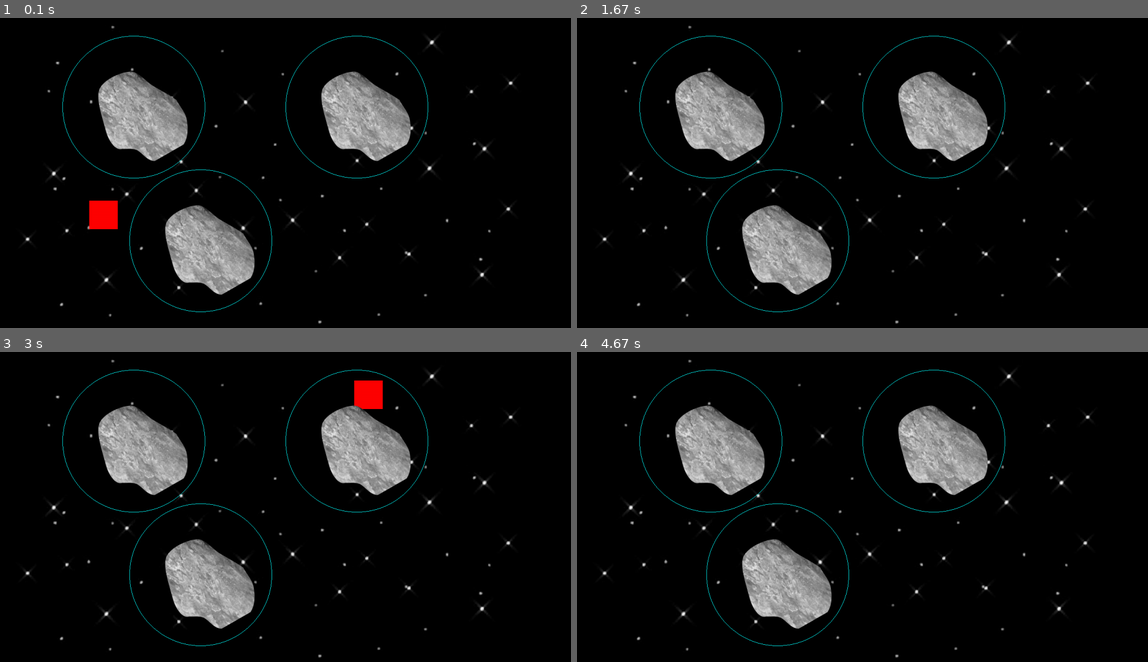
Above: before the commit, frames 1-4 (two rows, left to right).
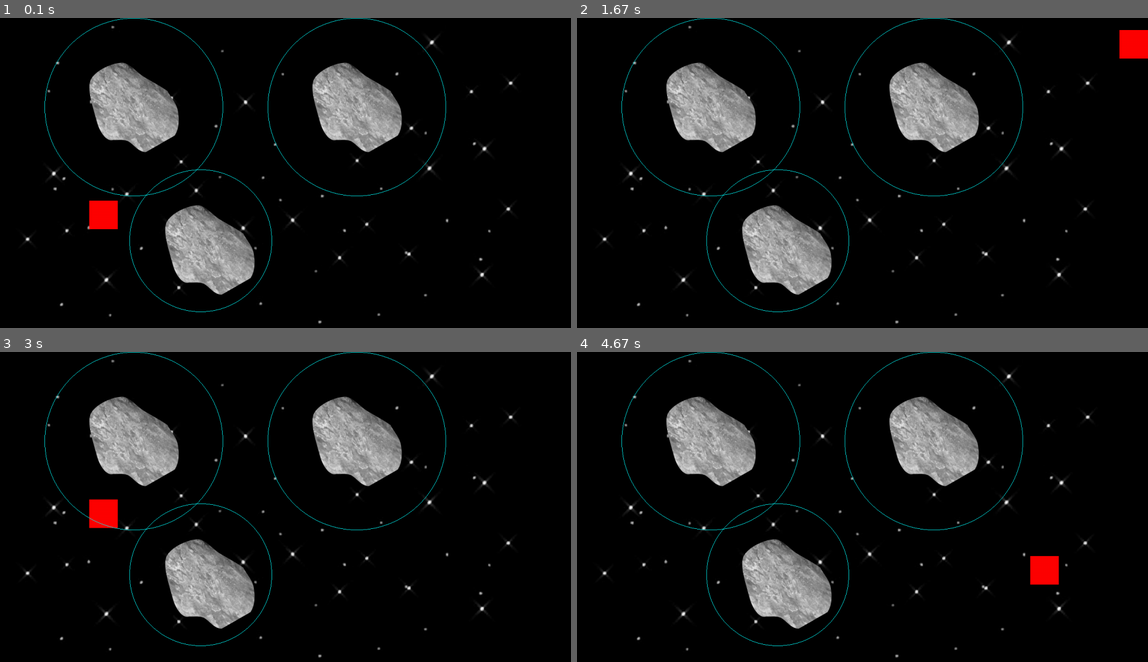
Above: after the commit, the same moments.

Repository: JaceEkko/gravityGame
Game: pygame game, started from pygameTest2.py
Two runs of this game, one before a commit and one after it. Both use one fixed random seed, a clock stepped at 60 frames per second and the inputs below.
Inputs:
- Up to frame 1 (0.1 s): no input
- Up to frame 2 (1.67 s): tap Space at 0.33, 0.73, 1.03, 1.23, 1.57 s; hold Right 0.67-1.13 s; hold Up 1.17-1.47 s; hold Right from 1.5 s (still down)
- Up to frame 3 (3 s): tap Space at 1.87, 2.07, 2.37, 2.63, 2.97 s; release Right at 1.97 s; hold Left 2-2.53 s; hold Down 2.57-2.87 s; hold Left from 2.9 s (still down)
- Up to frame 4 (4.67 s): tap Space at 3.27, 3.4, 3.8, 4.1, 4.47 s; release Left at 3.3 s; hold Up 3.33-3.7 s; hold Right 3.73-4.37 s; hold Down from 4.4 s (still down)

The runs differ from the first frame. In frame 1, 5.0% of the frame differs, in the area x 7-79%, y 0-58%; in frame 2, 5.5%; in frame 3, 5.9%; in frame 4, 5.5%.

Commit message:
script before changing how gravity works

Diff:
--- a/pygameTest2.py
+++ b/pygameTest2.py
@@ -18,7 +18,7 @@
         self.y=y
         self.width=width
         self.height=height
-        self.vel=5
+        self.vel=8
         self.isJump=False
         self.jumpCount = 10
 
@@ -27,8 +27,9 @@
         self.x=x
         self.y=y
         self.radius=radius
-        self.force=0
-        self.forceAdd=1
+        self.force=3
+        self.forceAdd=0.05
+        self.forceCap=10
 
     def draw(self, win):
         win.blit(ast1, (self.x - self.radius/2, self.y- self.radius/2))#pygame.draw.circle(win, (0,255,0), (self.x, self.y), int(round(self.radius/2)))
@@ -51,7 +52,7 @@
 
 #Main Loop
 man = player(200,410,64,64)
-asterLst = [asteroid(300,200,160), asteroid(800,200,160), asteroid(450,500,160)]
+asterLst = [asteroid(300,200,200), asteroid(800,200,200), asteroid(450,500,160)]
 
 def reDrawGameWindow():
     win.blit(bg, (0,0))#win.fill((0,0,255))
@@ -97,19 +98,22 @@
     for a in asterLst:
         a.draw(win)
         if inRange(man.x, man.y, a.x, a.y, a.radius):
+            #a.force += a.forceAdd
+
+        #if man.x < a.x:
+            #man.x += a.forceAdd
+        #elif man.x > a.x:
+            #man.x -= a.forceAdd
+         if man.y < a.y:
             a.force += 0.03
-        else:
-            if a.force > 0:
-                a.force -= 0.03
+            man.y += a.force
+         elif man.y > a.y:
+            a.force -= 0.03
+            man.y -= a.force
+         #else:
+            #if a.force > 0:
+                #a.force -= a.forceAdd
 
-        if man.x < a.x:
-            man.x += a.force
-        elif man.x > a.x:
-            man.x -= a.force
-        if man.y < a.y:
-            man.y += a.force
-        elif man.y > a.y:
-            man.y -= a.force
 
     reDrawGameWindow()
     pygame.display.update()
